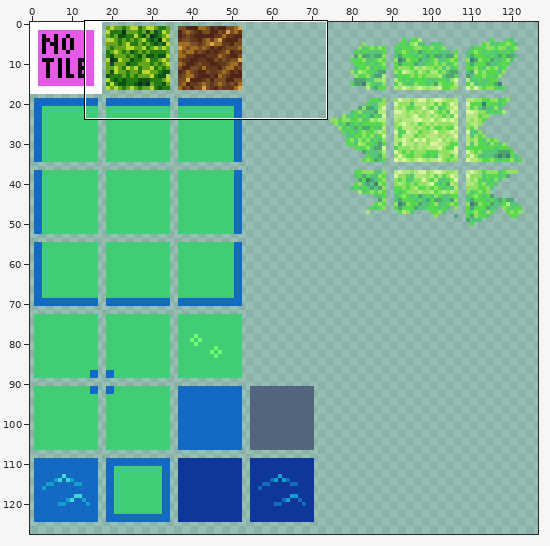
Edited in one commit: sprite sheet (LD49ogl/Content/Textures/tilesheet01.png). The first picture is a wide view before the edit; the outline marks the close-up.
Close-up. Before the commit:
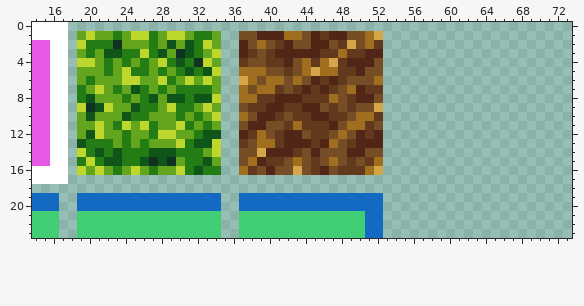
The file is 128x128 pixels. Shown: x 14..73, y 0..23. The wide view leaves out empty margins.
After:
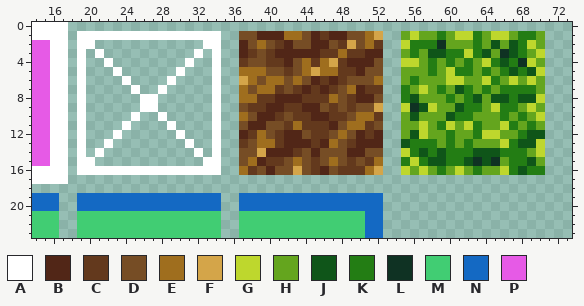
Palette (. is transparent): A #ffffff  B #512617  C #63391d  D #764d25  E #9f6e1e  F #d4a549  G #bed72d  H #64a51e  J #0f5519  K #237d14  L #0f3223  M #41cd73  N #1469c3  P #e65ae6
What changed:
{"y":1,"x":19,"old":"HGHHKHGGKHGGHKKH","new":"AAAAAAAAAAAAAAAA"}
{"y":1,"x":55,"old":"................","new":"HGHHKHGGKHGGHKKH"}
{"y":2,"x":19,"old":"GKKKLHHHKHJHJKGH","new":"AA............AA"}
{"y":2,"x":55,"old":"................","new":"GKKKLHHHKHJHJKGH"}
{"y":3,"x":19,"old":"HKHJJKKGKJHLJKHG","new":"A.A..........A.A"}
{"y":3,"x":55,"old":"................","new":"HKHJJKKGKJHLJKHG"}
{"y":4,"x":19,"old":"GGHKHKHKHGKJKLGH","new":"A..A........A..A"}
{"y":4,"x":55,"old":"................","new":"GGHKHKHKHGKJKLGH"}
{"y":5,"x":19,"old":"HHHKHGKKHKHKJKJG","new":"A...A......A...A"}
{"y":5,"x":55,"old":"................","new":"HHHKHGKKHKHKJKJG"}
{"y":6,"x":19,"old":"HKHHHGGHHGKHGHGH","new":"A....A....A....A"}
{"y":6,"x":55,"old":"................","new":"HKHHHGGHHGKHGHGH"}
{"y":7,"x":19,"old":"KHGHKHJKHKHKKKKH","new":"A.....A..A.....A"}
{"y":7,"x":55,"old":"................","new":"KHGHKHJKHKHKKKKH"}
{"y":8,"x":19,"old":"KJHHHKHKJHJJKJJG","new":"A......AA......A"}
{"y":8,"x":55,"old":"................","new":"KJHHHKHKJHJJKJJG"}
{"y":9,"x":19,"old":"GLJGHHJKKHGKKHGH","new":"A......AA......A"}
{"y":9,"x":55,"old":"................","new":"GLJGHHJKKHGKKHGH"}
{"y":10,"x":19,"old":"HJHHHJKKHHHKHKHG","new":"A.....A..A.....A"}
{"y":10,"x":55,"old":"................","new":"HJHHHJKKHHHKHKHG"}
{"y":11,"x":19,"old":"HHGHKGHGKHHGKHKH","new":"A....A....A....A"}
{"y":11,"x":55,"old":"................","new":"HHGHKGHGKHHGKHKH"}
{"y":12,"x":19,"old":"HJGHHKHHKGGHHKJJ","new":"A...A......A...A"}
{"y":12,"x":55,"old":"................","new":"HJGHHKHHKGGHHKJJ"}
{"y":13,"x":19,"old":"JKKKHKHKHHHGKJJG","new":"A..A........A..A"}
{"y":13,"x":55,"old":"................","new":"JKKKHKHKHHHGKJJG"}
{"y":14,"x":19,"old":"GKJKJKKKJJJKKKHG","new":"A.A..........A.A"}
{"y":14,"x":55,"old":"................","new":"GKJKJKKKJJJKKKHG"}
{"y":15,"x":19,"old":"KGKJJKKJLJLHKKJH","new":"AA............AA"}
{"y":15,"x":55,"old":"................","new":"KGKJJKKJLJLHKKJH"}
{"y":16,"x":19,"old":"GHGHKHGHKHHGKJKK","new":"AAAAAAAAAAAAAAAA"}
{"y":16,"x":55,"old":"................","new":"GHGHKHGHKHHGKJKK"}
{"label":"changed","picture_box":[77,31,221,175]}
{"label":"added","picture_box":[401,31,545,175]}
